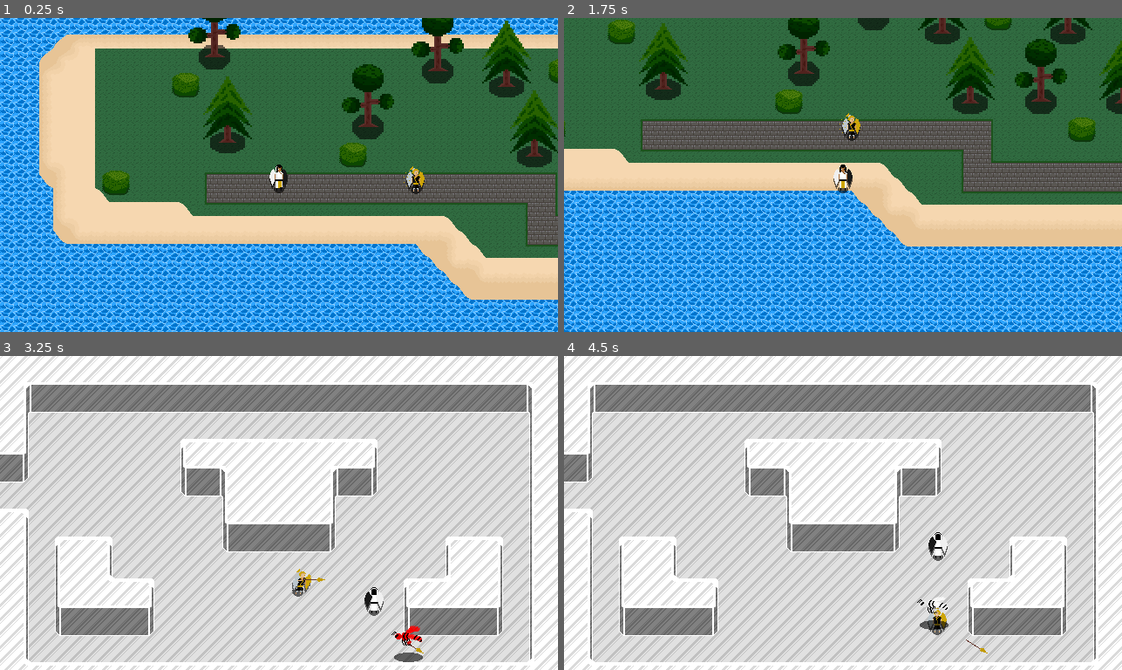
Above: before the commit, frames 1-4 (two rows, left to right).
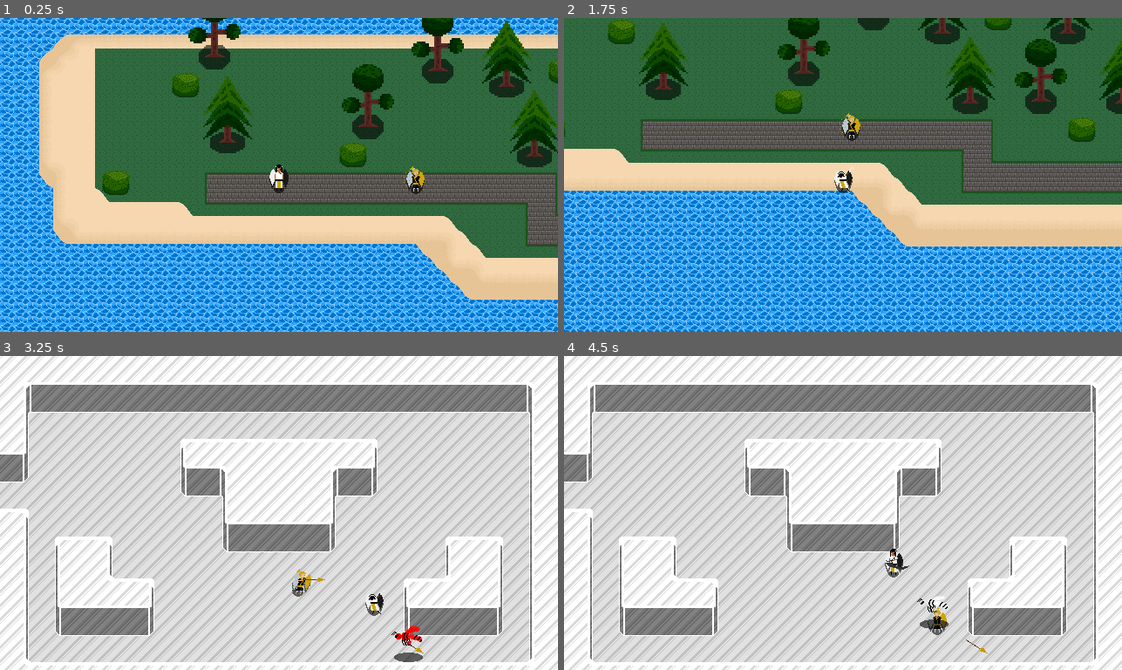
Above: after the commit, the same moments.

Repository: mitchellh5/simple_top_down_game_1.0
Game: Godot game, scene res://world/oblivion.tscn
Two runs of this game, one before a commit and one after it. Both use one fixed random seed, a clock stepped at 60 frames per second and the inputs below.
Inputs (mouse positions are in pixels of both pictures, inside the frame that each line leads up to):
- Up to frame 1 (0.25 s): no input
- Up to frame 2 (1.75 s): tap Enter at 0.5 s; move the mouse to (965, 159) at 0.52 s; press the mouse at (965, 159) at 0.53 s; hold Right (move_right) 0.53-1.28 s; move the mouse to (731, 190) at 1.27 s; release the mouse at (731, 190) at 1.28 s; hold Down (move_down) from 1.28 s (still down); tap Tab (Switch_Characters) at 1.35 s; click (731, 190) at 1.55 s
- Up to frame 3 (3.25 s): move the mouse to (334, 443) at 2.02 s; release Down (move_down) at 2.03 s; hold Right (move_right) 2.03-2.78 s; hold Space (advance_dialogue) 2.03-2.78 s; click (334, 443) at 2.3 s; move the mouse to (251, 575) at 2.77 s; hold Up (move_up) from 2.78 s (still down); tap E (interact) at 2.85 s; click (251, 575) at 3.05 s
- Up to frame 4 (4.5 s): move the mouse to (1010, 560) at 3.52 s; release Up (move_up) at 3.53 s; press the mouse at (1010, 560) at 3.53 s; hold Left (move_left) from 3.53 s (still down); move the mouse to (675, 465) at 4.27 s; release the mouse at (675, 465) at 4.28 s; right-click (675, 465) at 4.35 s

The runs differ from the first frame. In frame 1, less than 0.1% of the frame differs, in the area x 49-52%, y 47-55%; in frame 2, 0.1%; in frame 3, 0.2%; in frame 4, 0.5%, in the area x 57-69%, y 56-88%.

Commit message:
What a waste of a fucking day.
Spent most of the day trying to fix a weird interaction where Mynra was flashing the first frame of the attack animation when she transitioned from PrimaryAttack state to the Movement state. After a shit ton of debugging, she fixes herself... done for the day, completely wasted, but that fucked with me in ways I can't describe.

Diff:
--- a/project.godot
+++ b/project.godot
@@ -140,6 +140,7 @@
 2d_physics/layer_4="Weapons"
 2d_physics/layer_5="Interactables"
 2d_physics/layer_6="Companion"
+2d_physics/layer_7="CollectionAreas"
 
 [rendering]
 
--- a/scenes/characters/mynra.tscn
+++ b/scenes/characters/mynra.tscn
@@ -15,7 +15,6 @@
 [ext_resource type="Script" uid="uid://defja2gpn4o5h" path="res://scripts/states/mynra_states/mynra_damaged.gd" id="10_worrd"]
 [ext_resource type="Script" uid="uid://db8qps01k6no8" path="res://scripts/states/mynra_states/mynra_hunt_arlithons.gd" id="11_k76i0"]
 [ext_resource type="Script" uid="uid://c6vks2onrcf7g" path="res://scripts/states/mynra_states/mynra_death.gd" id="11_yuc1m"]
-[ext_resource type="Script" uid="uid://c0t3pdj33a5ub" path="res://scripts/states/mynra_states/mynra_collect_famine.gd" id="14_h3vsm"]
 
 [sub_resource type="AtlasTexture" id="AtlasTexture_naa0s"]
 atlas = ExtResource("2_xf17j")
@@ -1544,7 +1543,7 @@
 [node name="AnimatedSprite2D" type="AnimatedSprite2D" parent="."]
 y_sort_enabled = true
 sprite_frames = SubResource("SpriteFrames_h3gh5")
-animation = &"Prim_Atk1_L"
+animation = &"Prim_Atk1_D"
 autoplay = "Idle_R"
 
 [node name="CollisionShape2D" type="CollisionShape2D" parent="."]
@@ -1580,7 +1579,7 @@
 
 [node name="CollectionArea" type="Area2D" parent="."]
 visible = false
-collision_layer = 0
+collision_layer = 64
 collision_mask = 8
 
 [node name="CollisionShape2D" type="CollisionShape2D" parent="CollectionArea"]
@@ -1590,6 +1589,7 @@
 [node name="PlayerDetection" type="Area2D" parent="."]
 unique_name_in_owner = true
 visible = false
+collision_layer = 0
 
 [node name="CollisionShape2D" type="CollisionShape2D" parent="PlayerDetection"]
 shape = SubResource("RectangleShape2D_bnqng")
@@ -1598,6 +1598,8 @@
 [node name="PrimAtkRange" type="Area2D" parent="."]
 unique_name_in_owner = true
 visible = false
+collision_layer = 0
+collision_mask = 2
 
 [node name="CollisionShape2D" type="CollisionShape2D" parent="PrimAtkRange"]
 light_mask = 2
@@ -1608,6 +1610,9 @@
 [node name="SecAtkRange" type="Area2D" parent="."]
 unique_name_in_owner = true
 visible = false
+show_behind_parent = true
+light_mask = 0
+visibility_layer = 2
 
 [node name="CollisionShape2D" type="CollisionShape2D" parent="SecAtkRange"]
 light_mask = 2
@@ -1619,6 +1624,7 @@
 [node name="InteractionArea" type="Area2D" parent="."]
 unique_name_in_owner = true
 visible = false
+collision_layer = 16
 
 [node name="CollisionShape2D" type="CollisionShape2D" parent="InteractionArea"]
 light_mask = 2
@@ -1677,9 +1683,6 @@
 mynra = NodePath("../..")
 mynra_animation = NodePath("../../AnimatedSprite2D")
 
-[node name="CollectFamine" type="Node" parent="StateMachine"]
-script = ExtResource("14_h3vsm")
-
 [node name="Damaged" type="Node" parent="StateMachine" node_paths=PackedStringArray("mynra", "mynra_animation")]
 script = ExtResource("10_worrd")
 mynra = NodePath("../..")
--- a/scenes/weapons/famine.tscn
+++ b/scenes/weapons/famine.tscn
@@ -13,7 +13,7 @@
 light_mask = 8
 visibility_layer = 15
 collision_layer = 8
-collision_mask = 3
+collision_mask = 66
 script = ExtResource("1_1r042")
 
 [node name="Sprite2D" type="Sprite2D" parent="."]
@@ -30,7 +30,7 @@
 light_mask = 8
 visibility_layer = 8
 collision_layer = 8
-collision_mask = 39
+collision_mask = 70
 
 [node name="CollisionShape2D" type="CollisionShape2D" parent="Area2D"]
 shape = SubResource("RectangleShape2D_akf0a")
--- a/scripts/characters/mynra.gd
+++ b/scripts/characters/mynra.gd
@@ -14,7 +14,7 @@
 #Connects to AnimatedSprite2D for handling animations
 @onready var spriteMynra = $AnimatedSprite2D
 
-@onready var atk_area = get_node("%Hitbox")					#Sets up primary attack hit box
+@onready var atk_area = get_node("%Hitbox")						#Sets up primary attack hit box
 @onready var player_detect = get_node("%PlayerDetection")		#Sets up player detection area
 @onready var prim_atk_range = get_node("%PrimAtkRange")			#Sets up primary attack range area to detect when enemy is within primary attack range (companion mode only)
 @onready var sec_atk_range = get_node("%SecAtkRange")			#Sets up sec_attack range area for ensuring an enemy is in range
@@ -25,9 +25,9 @@
 																#just watch the companion tear everything to shreds around them)
 
 #Variabls used for Famine (secondary attack)
-var target_pos: Vector2												#Tracks the target position so that Famine always spawns from Mynra's current position
-var throw_dir: Vector2												#Tracks the direction we want to throw Famine in
-var enemy_spotted: bool = false										#Ensures the enemy is within line of sight
+var target_pos: Vector2													#Tracks the target position so that Famine always spawns from Mynra's current position
+var throw_dir: Vector2													#Tracks the direction we want to throw Famine in
+var enemy_spotted: bool = false											#Ensures the enemy is within line of sight
 var famine_spotted: bool = false										#Ensures Famine is in los for dashing purposes
 const FAMINE_PATH = preload("res://scenes/weapons/famine.tscn")			#Preloads Famine as a scene so that it can be thrown and caught by Mynra
 
@@ -42,15 +42,15 @@
 											#the character from repeatedly dashing into a wall as they attempt to reach the player)
 
 #Basic variables for player
-var speed = 200					#Sets speed of player movement
-var angle : float				#Tracks the direction Mynra is facing
-var player_direction : Vector2	#Used to track the direction the player was last facing for idling
-var health = 10					#Sets health value for Mynra
-var ammo = 1					#Sets ammo for Famine (1, because there is only one)
-var collectable: bool			#Sets variable to determine if Famine is currently collectable
-var damaged = false				#Used for state transitions
-var damageable = true			#Used for i-frames
-var damage_rate : int			#Used for determining how much damage the player takes from an attack
+var speed = 200						#Sets speed of player movement
+var angle : float					#Tracks the direction Mynra is facing
+var player_direction : Vector2		#Used to track the direction the player was last facing for idling
+var health = 10						#Sets health value for Mynra
+var ammo = 1						#Sets ammo for Famine (1, because there is only one)
+var collectable: bool				#Sets variable to determine if Famine is currently collectable
+var damaged = false					#Used for state transitions
+var damageable = true				#Used for i-frames
+var damage_rate : int				#Used for determining how much damage the player takes from an attack
 
 
 #Companion specific variabls
--- a/scripts/states/mynra_states/mynra_idle.gd
+++ b/scripts/states/mynra_states/mynra_idle.gd
@@ -6,16 +6,12 @@
 
 var waiting: bool = false
 
-#Runs every frame
-func _on_update(_delta: float) -> void:
-	pass
 
-#Runs every frame
-func _on_physics_update(_delta: float) -> void:
-	#Plays the proper animation based on the direction the player was facing
-	#when they entered the state (NOTE: there are no "Idle_U" animations)
-	var anim_name : String
+#Plays the proper animation based on the direction the player was facing
+#when they entered the state (NOTE: there are no "Idle_U" animations)
+var anim_name: String
 
+func _ready() -> void:
 	if mynra.player:
 		if mynra.player_direction == Vector2.LEFT: anim_name = "Idle_L"
 		elif mynra.player_direction == Vector2.RIGHT: anim_name = "Idle_R"
@@ -26,6 +22,29 @@
 		if mynra.player_direction == Vector2.LEFT: anim_name = "Idle_L"
 		elif mynra.player_direction == Vector2.RIGHT: anim_name = "Idle_R"
 		else: anim_name = "Idle_D"
+
+	if mynra_animation.animation != anim_name && mynra.get_parent().name != "Oblivion":
+		#print(anim_name)
+		mynra_animation.play(anim_name)
+
+#Runs every frame
+func _on_update(_delta: float) -> void:
+	pass
+
+#Runs every frame
+func _on_physics_update(_delta: float) -> void:
+	print("here in OPU")
+	if mynra.player:
+		print("I'm a player")
+		if mynra.player_direction == Vector2.LEFT: anim_name = "Idle_L"
+		elif mynra.player_direction == Vector2.RIGHT: anim_name = "Idle_R"
+		else: anim_name = "Idle1_D"
+	elif !mynra.player && mynra.get_parent().name != "Oblivion":
+		var player = get_tree().get_first_node_in_group("Player")
+		mynra.velocity = Vector2.ZERO
+		if mynra.player_direction == Vector2.LEFT: anim_name = "Idle_L"
+		elif mynra.player_direction == Vector2.RIGHT: anim_name = "Idle_R"
+		else: anim_name = "Idle1_D"
 	#else:
 		#mynra.velocity = Vector2.ZERO
 		#if waiting:
@@ -34,10 +53,11 @@
 			#mynra_animation.play("Idle_L")
 			#_waiting()
 
-	if mynra_animation.animation != anim_name && mynra.get_parent().name != "Oblivion":
-		#print(anim_name)
+	print("Getting ready to play")
+	if mynra_animation.animation != anim_name && mynra.get_parent().name != "Oblivion" || mynra.player:
+		print(anim_name)
 		mynra_animation.play(anim_name)
-		#print("Current frame: ", mynra_animation.frame)
+		print("Just played ", mynra_animation.frame)
 
 func _waiting():
 	waiting = true
@@ -82,7 +102,8 @@
 
 #Runs upon entering state
 func _on_enter():
-	pass
+	print("Hey bitches we're idle now")
+
 
 #Runs upon exiting state
 func _on_exit():
--- a/scripts/states/mynra_states/mynra_primary_attack.gd
+++ b/scripts/states/mynra_states/mynra_primary_attack.gd
@@ -59,28 +59,28 @@
 		#------------------------------------------------------------------------------------
 		if Input.get_connected_joypads().size() > 0:
 			if mynra.player_direction == Vector2.LEFT:
-				mynra_animation.play("Prim_Atk_L")
+				mynra_animation.play("Prim_Atk1_L")
 				mynra.atk_area.rotation_degrees = 0
 				var bodies = mynra.atk_area.get_overlapping_bodies()
 				for body in bodies:
 					if body.has_method("take_damage"):
 						body.take_damage()
 			elif mynra.player_direction == Vector2.RIGHT:
-				mynra_animation.play("Prim_Atk_R")
+				mynra_animation.play("Prim_Atk1_R")
 				mynra.atk_area.rotation_degrees = 180
 				var bodies = mynra.atk_area.get_overlapping_bodies()
 				for body in bodies:
 					if body.has_method("take_damage"):
 						body.take_damage()
 			elif mynra.player_direction == Vector2.DOWN:
-				mynra_animation.play("Prim_Atk_D")
+				mynra_animation.play("Prim_Atk1_D")
 				mynra.atk_area.rotation_degrees = -90
 				var bodies = mynra.atk_area.get_overlapping_bodies()
 				for body in bodies:
 					if body.has_method("take_damage"):
 						body.take_damage()
 			else:
-				mynra_animation.play("Prim_Atk_U")
+				mynra_animation.play("Prim_Atk1_U")
 				mynra.atk_area.rotation_degrees = 90
 				var bodies = mynra.atk_area.get_overlapping_bodies()
 				for body in bodies:
@@ -89,7 +89,7 @@
 
 		else:
 			if mynra.angle >= -45 && mynra.angle < 45:
-				mynra_animation.play("Prim_Atk_R")
+				mynra_animation.play("Prim_Atk1_R")
 				mynra.atk_area.rotation_degrees = 180
 				var bodies = mynra.atk_area.get_overlapping_bodies()
 				for body in bodies:
@@ -97,7 +97,7 @@
 						body.take_damage()
 
 			elif mynra.angle >= 45 && mynra.angle < 135:
-				mynra_animation.play("Prim_Atk_D")
+				mynra_animation.play("Prim_Atk1_D")
 				mynra.atk_area.rotation_degrees = -90
 				var bodies = mynra.atk_area.get_overlapping_bodies()
 				for body in bodies:
@@ -105,14 +105,14 @@
 						body.take_damage()
 
 			elif mynra.angle >= -135 && mynra.angle < -45:
-				mynra_animation.play("Prim_Atk_U")
+				mynra_animation.play("Prim_Atk1_U")
 				mynra.atk_area.rotation_degrees = 90
 				var bodies = mynra.atk_area.get_overlapping_bodies()
 				for body in bodies:
 					if body.has_method("take_damage"):
 						body.take_damage()
 			else:
-				mynra_animation.play("Prim_Atk_L")
+				mynra_animation.play("Prim_Atk1_L")
 				mynra.atk_area.rotation_degrees = 0
 				var bodies = mynra.atk_area.get_overlapping_bodies()
 				for body in bodies:
@@ -139,17 +139,17 @@
 		if abs_x > abs_y:
 			if direction.x > 0:
 				mynra.atk_area.rotation_degrees = 180
-				mynra_animation.play("Prim_Atk_R")
+				mynra_animation.play("Prim_Atk1_R")
 			else:
 				mynra.atk_area.rotation_degrees = 0
-				mynra_animation.play("Prim_Atk_L")
+				mynra_animation.play("Prim_Atk1_L")
 		else:
 			if direction.y > 0:
 				mynra.atk_area.rotation_degrees = -90
-				mynra_animation.play("Prim_Atk_D")
+				mynra_animation.play("Prim_Atk1_D")
 			else:
 				mynra.atk_area.rotation_degrees = 90
-				mynra_animation.play("Prim_Atk_U")
+				mynra_animation.play("Prim_Atk1_U")
 
 		for body in bodies:
 			if body.has_method("take_damage"):
@@ -187,13 +187,15 @@
 
 #Tracks when animation is finished
 func _on_animation_finished():
-	if mynra_animation.animation in ["Prim_Atk_R", "Prim_Atk_L", "Prim_Atk_U", "Prim_Atk_D"]:
+	if mynra_animation.animation in ["Prim_Atk1_R", "Prim_Atk1_L", "Prim_Atk1_U", "Prim_Atk1_D"]:
 		is_animating = false
 
 #Runs upon entering state
 func _on_enter():
+	print("I'm attacking now")
 	is_animating = false
 
 #Runs upon exiting state
 func _on_exit():
 	is_animating = false
+	#mynra_animation.stop()
--- a/scripts/states/mynra_states/mynra_state_machine.gd
+++ b/scripts/states/mynra_states/mynra_state_machine.gd
@@ -15,9 +15,9 @@
 			mynra_states[child.name.to_lower()] = child	#Add it to the dictionary "states" using its name (NOTE: uses "to_lower" to avoid issues with case sensitivity
 			child.transition.connect(transition_to)
 
-	if initial_mynra_state:					#Checks if there is an "initial_state"
+	if initial_mynra_state:							#Checks if there is an "initial_state"
 		#initial_player_state.player = get_parent()
-		initial_mynra_state._on_enter()			#If so, enters "initial_state"
+		initial_mynra_state._on_enter()				#If so, enters "initial_state"
 		current_mynra_state = initial_mynra_state	#And sets the "current_state" equal to "initial_state"
 
 #Updates every frame, similarly to "_physics_process," but without a set frame rate
@@ -48,4 +48,4 @@
 
 	current_mynra_state = new_mynra_state
 	current_mynra_state_name = current_mynra_state.name.to_lower()
-	#print("Current State: ", current_mynra_state_name)
+	print("Current State: ", current_mynra_state_name)
--- a/scripts/weapons/famine.gd
+++ b/scripts/weapons/famine.gd
@@ -56,7 +56,7 @@
 func _on_area_2d_area_entered(area: Area2D) -> void:
 	if area.get_parent().has_method("collect_famine") && collectable:
 		area.get_parent().collect_famine()
-		#print("I has been grabbed!")
+		print("I has been grabbed!")
 		queue_free()
 
 func _on_area_2d_body_entered(body):
@@ -77,7 +77,7 @@
 
 #This function is used to have Famine track back towards Mynra for collection
 func return_to_mynra():
-	#print("Returning to Mynra")
+	print("Returning to Mynra")
 	collectable = true
 	var direction = global_position.direction_to(character.global_position)
 	velocity = direction * SPEED
Not shown: 1 places in scenes/characters/mynra.tscn that only renumber resources
Not shown, added: scenes/characters/mynra.tscn7500543804.tmp
